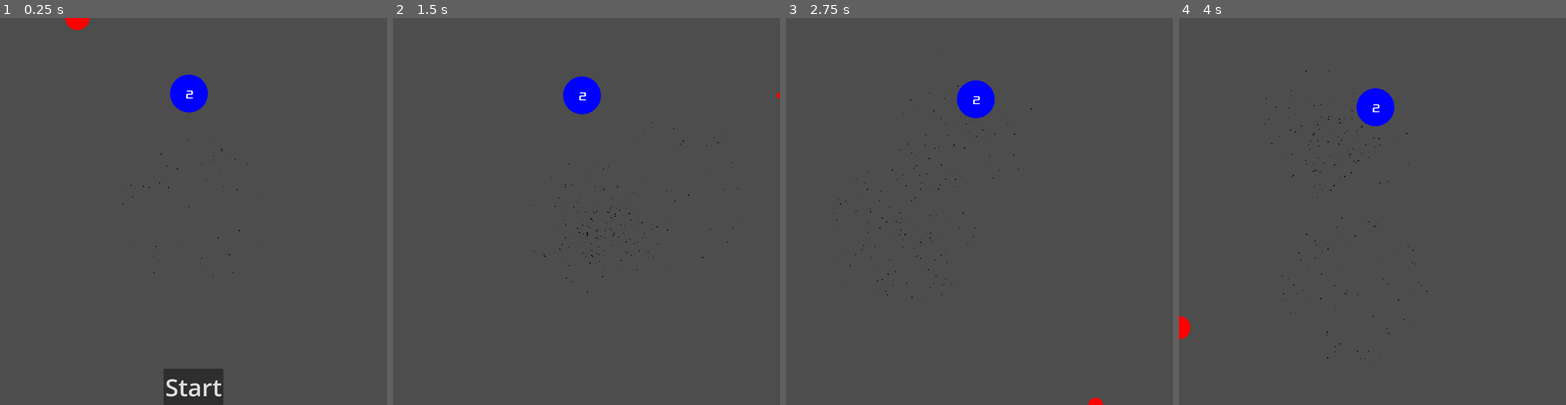
Above: before the commit, frames 1-4 (left to right).
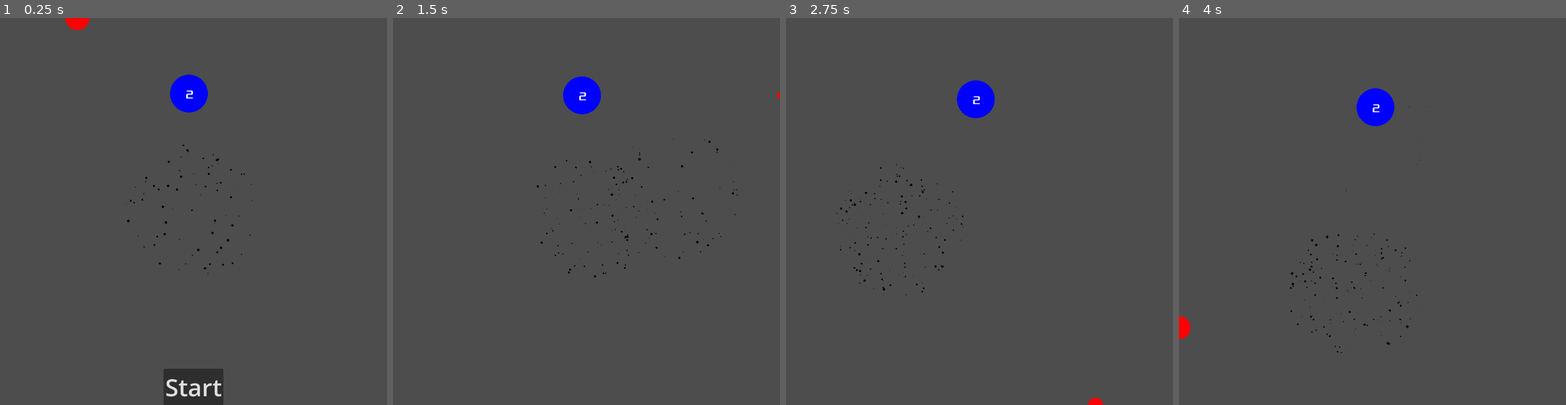
Above: after the commit, the same moments.

Repository: nuts4nuts4nuts/flappyversary
Game: Godot game, scene res://scenes/main.tscn
The game is run twice, just before and just after one commit, with the same random seed, the same clock (stepped at 60 frames per second) and the same inputs.
Inputs (mouse positions are in pixels of both pictures, inside the frame that each line leads up to):
- Up to frame 1 (0.25 s): no input
- Up to frame 2 (1.5 s): click "Start" at 0.5 s; tap Enter at 1.25 s; move the mouse to (671, 192) at 1.27 s; press the mouse at (671, 192) at 1.28 s
- Up to frame 3 (2.75 s): move the mouse to (902, 230) at 2.02 s; release the mouse at (902, 230) at 2.03 s; click (902, 230) at 2.1 s
- Up to frame 4 (4 s): move the mouse to (1411, 126) at 2.77 s; press the mouse at (1411, 126) at 2.78 s; move the mouse to (1353, 288) at 3.52 s; release the mouse at (1353, 288) at 3.53 s; click (1353, 288) at 3.6 s

The runs differ from the first frame. In frame 1, 0.1% of the frame differs, in the area x 31-67%, y 31-67%; in frame 2, 0.3%, in the area x 36-90%, y 26-71%; in frame 3, 0.3%; in frame 4, 0.3%.

Commit message:
Reset targetball mass on loss

Diff:
--- a/scenes/gravity-well.tscn
+++ b/scenes/gravity-well.tscn
@@ -1,23 +1,45 @@
-[gd_scene load_steps=4 format=3 uid="uid://cndnlt3bclw7u"]
+[gd_scene load_steps=8 format=3 uid="uid://cndnlt3bclw7u"]
 
 [ext_resource type="Script" path="res://scripts/gravity-well.gd" id="1_32knt"]
 [ext_resource type="Texture2D" uid="uid://5qxfnkeuhmm3" path="res://assets/download-white-circle-png-31629716484axd08oupl9.png" id="2_o8ksl"]
 
+[sub_resource type="Curve" id="Curve_h4hpy"]
+min_value = -360.0
+max_value = 360.0
+_data = [Vector2(0, -360), 0.0, 0.0, 0, 0, Vector2(0.807692, 235.636), 1144.33, 1144.33, 0, 0, Vector2(1, 360), 0.0, 0.0, 0, 0]
+point_count = 3
+
+[sub_resource type="CurveTexture" id="CurveTexture_rsrix"]
+curve = SubResource("Curve_h4hpy")
+
+[sub_resource type="Curve" id="Curve_x2p6j"]
+_data = [Vector2(0, 0), 0.0, 0.0, 0, 0, Vector2(0.204142, 1), 0.0, 0.0, 0, 0, Vector2(0.721893, 0.554545), -2.1948, -2.1948, 0, 0, Vector2(1, 0.0636363), 0.0, 0.0, 0, 0]
+point_count = 4
+
+[sub_resource type="CurveTexture" id="CurveTexture_was50"]
+curve = SubResource("Curve_x2p6j")
+
 [sub_resource type="ParticleProcessMaterial" id="ParticleProcessMaterial_mnacg"]
 emission_shape = 2
-emission_sphere_radius = 200.0
+emission_sphere_radius = 180.0
 particle_flag_disable_z = true
-direction = Vector3(1, 1, 0)
+direction = Vector3(0, 0, 0)
+spread = 180.0
 gravity = Vector3(0, 0, 0)
-orbit_velocity_min = 0.04
+orbit_velocity_min = 0.06
 orbit_velocity_max = 0.08
-radial_accel_min = -100.0
-radial_accel_max = -100.0
+radial_accel_min = -800.0
+radial_accel_max = -750.0
 damping_min = 21.55
 damping_max = 40.88
-scale_max = 3.0
+angle_max = 199.1
+angle_curve = SubResource("CurveTexture_rsrix")
+scale_min = 1.5
+scale_max = 6.0
+scale_curve = SubResource("CurveTexture_was50")
 color = Color(0, 0, 0, 1)
-turbulence_noise_strength = 12.71
+turbulence_noise_strength = 5.75
+turbulence_noise_speed_random = 6.35
 
 [node name="Gravity Well" type="Node2D"]
 script = ExtResource("1_32knt")
@@ -30,5 +52,4 @@
 [node name="GPUParticles2D" type="GPUParticles2D" parent="."]
 amount = 200
 process_material = SubResource("ParticleProcessMaterial_mnacg")
-lifetime = 3.0
-speed_scale = 3.0
+lifetime = 0.5
--- a/scripts/target-ball.gd
+++ b/scripts/target-ball.gd
@@ -13,6 +13,7 @@
 @export var start_pos: Vector2 = Vector2(500, 200)
 @export var base_well_force = 300
 @export var minimum_mass = 0.5
+var initial_mass = mass
 
 var color: Color
 var merge_boost = 0.2
@@ -116,6 +117,7 @@
 		current_death_time += delta
 		if current_death_time > death_time:
 			# End game!
+			mass = initial_mass
 			dead.emit()
 	elif current_death_time > 0:
 		current_death_time = max(0, current_death_time - delta)
